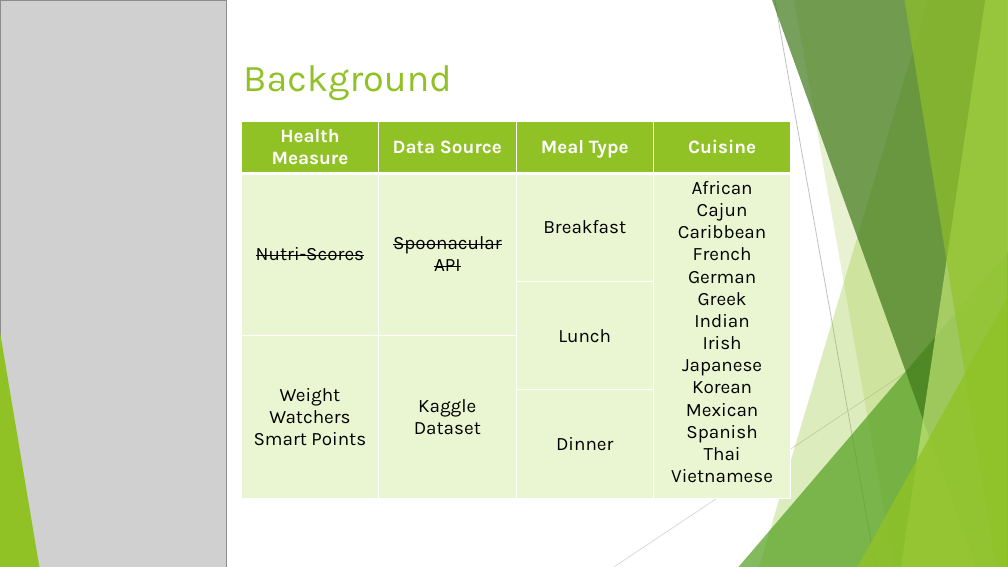
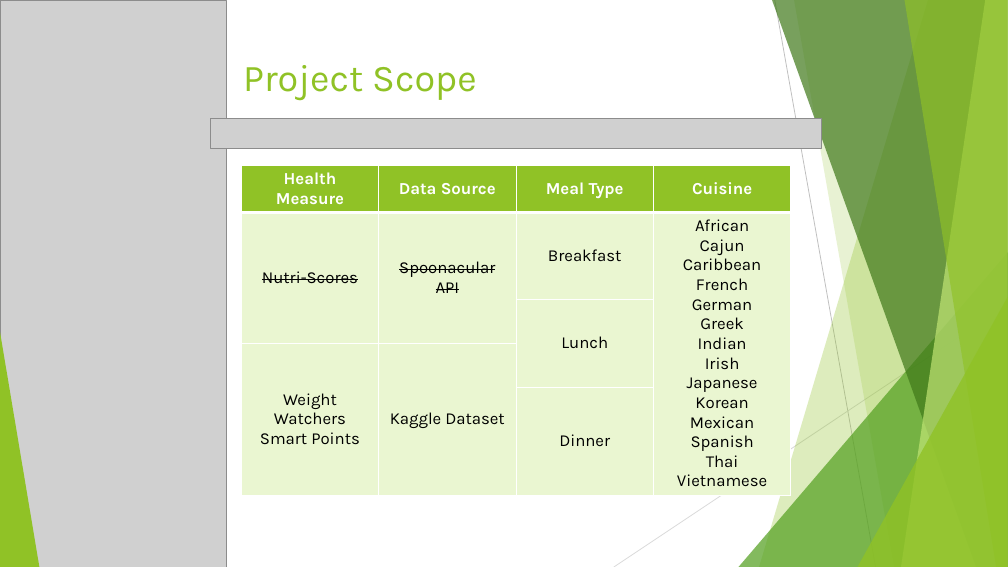
Before and after one commit to alyssahondrade/Project1, a slide deck: slide 5 of Slide Deck.pptx (slide 6 before the commit). Drawn at 1008x567 pixels with LibreOffice and Linux fonts; fonts in the diff are those of the drawing; grey boxes stand for pictures. Boxes give left, top, right and bottom in pixels: in the first picture for what was removed or moved away, otherwise in the second. Text is boxed around its words. In the diff, an @@ line names an element or a change of style, - is before the commit and + after.

```diff
--- a/Slide Deck.pptx
+++ b/Slide Deck.pptx
@@ title at bbox=[243, 65, 476, 101]: text changed @@
-Background
+Project Scope
@@ picture added at bbox=[211, 119, 822, 148] @@
@@ table at bbox=[241, 166, 792, 498] @@
@@ size 18 to 16 pt @@
@@ table: place and size @@
-table at bbox=[241, 121, 792, 499]
+table at bbox=[241, 166, 792, 498]
```
Also in this commit, not shown: 5 other slides changed, 7 slides added, 1 slide removed, 5 other files.
